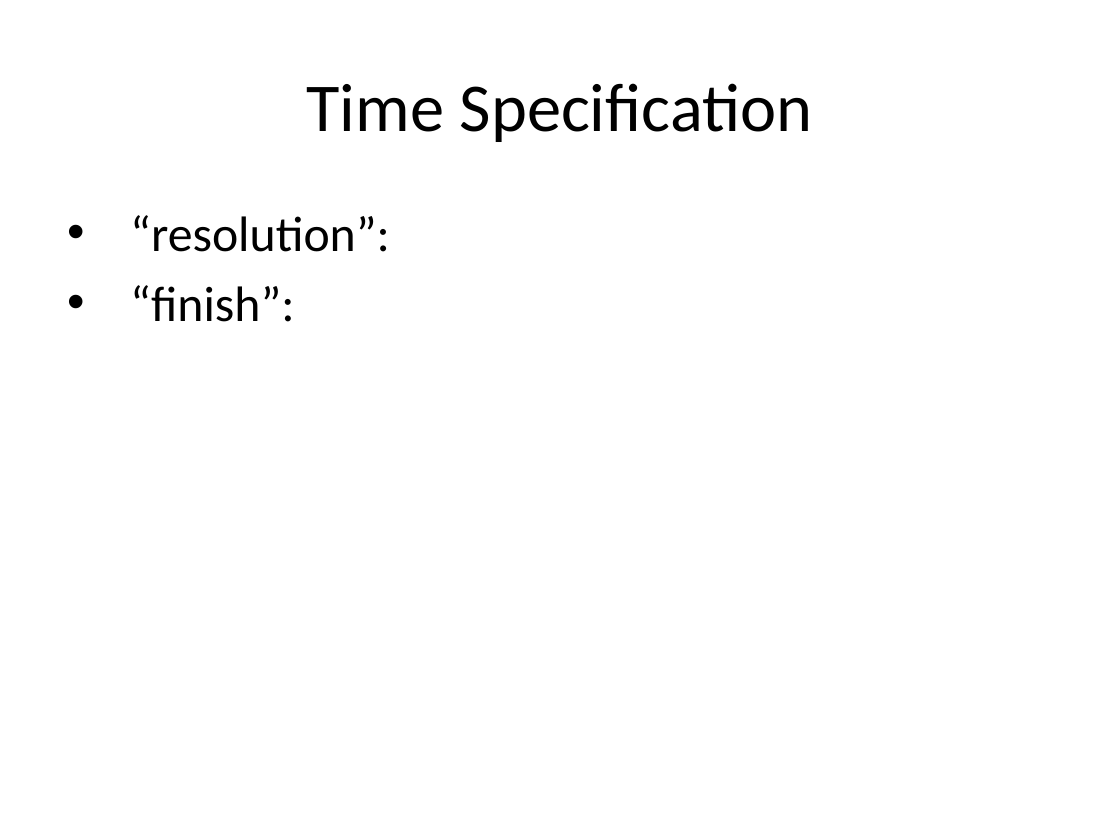
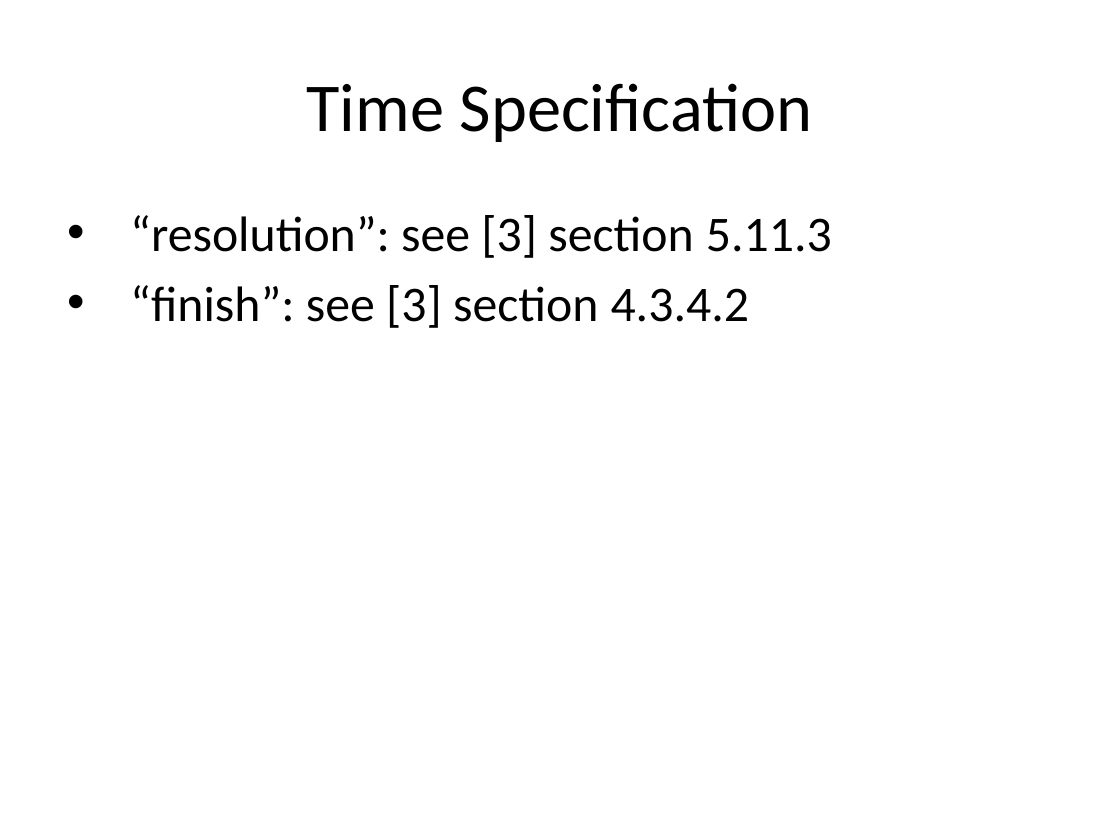
Before and after one commit to timurkelin/simschd, a slide deck: slide 26 of doc/simschd.pptx. Drawn at 1120x840 pixels with LibreOffice and Linux fonts; fonts in the diff are those of the drawing; background and template pictures are left out. Boxes give left, top, right and bottom in pixels: in the first picture for what was removed or moved away, otherwise in the second. Text is boxed around its words. In the diff, an @@ line names an element or a change of style, - is before the commit and + after.

```diff
--- a/doc/simschd.pptx
+++ b/doc/simschd.pptx
@@ text at (x1=130, y1=215, x2=832, y2=328): text changed @@
-• “resolution”:
-• “finish”:
+• “resolution”: see [3] section 5.11.3
+• “finish”: see [3] section 4.3.4.2
```
Also in this commit, not shown: 3 other slides changed, 24 other files.
